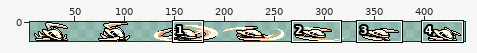
One commit to this sprite sheet: sprites/dtilt_strip7.png. Above, an overview of the earlier version with the close-up marked.
Close-up. Old version:
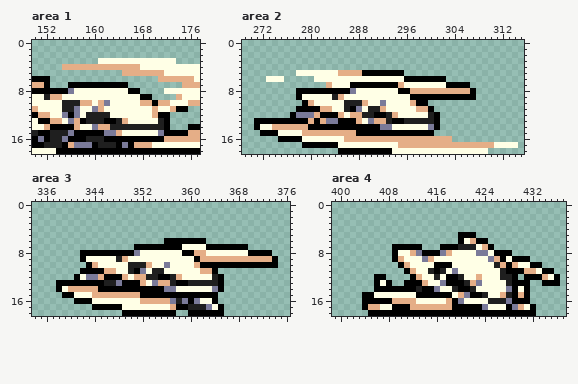
The file is 455x19 pixels. Shown: area 1: x 150..177, y 0..18; area 2: x 269..315, y 0..18; area 3: x 334..376, y 0..18; area 4: x 399..437, y 0..18. The wide view leaves out empty margins. The commit also changed other parts of the picture, which this record leaves out.
New version:
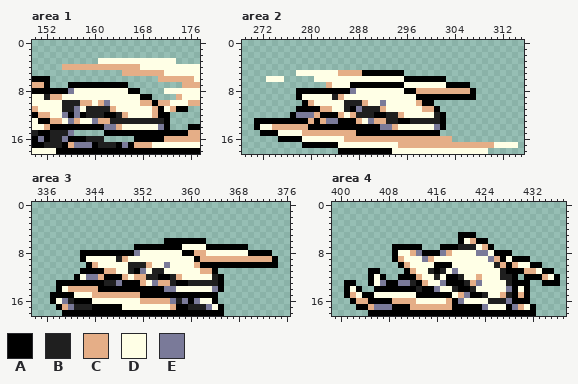
Palette (. is transparent): A #000000  B #1f1f1f  C #e5ae87  D #ffffe6  E #7a7a99
The exact change:
Changed rows in their new state; - is an unchanged pixel.
Area 1:
first column x 157:
11 --BBBBC-------A
12 -A---AABC------
13 -DDECCB-BBBBBB-
14 AAAAAEECDDDDDDE
15 .....AAAAAAAAAA
16 -----.....-----
Area 2:
first column x 288:
 7 -------A-------
 8 -------D-A-----
 9 ---------D-----
10 ---------DC-A--
11 -B--------D-CA-
12 B-----BC----DBA
13 ------B-A----BA
14 ------C-----DEA
15 -------------A-
Area 3:
first column x 337:
15 AA---------------------
16 ADEB-------------------
17 -ACEBBB----------------
18 --AAAAAAAAAA---------AA
Area 4:
first column x 401:
11 ----AA------
12 ----AD---AA-
13 AA--ADE-AEEB
14 ADA---------
15 ACD---------
16 -ACC--------
17 --A--EEE----
Pixel boxes of the changes (left, top, right, bottom) in both close-ups:
changed: (74, 106, 164, 142)
changed: (392, 82, 446, 136)
changed: (356, 106, 368, 118)
added: (50, 292, 122, 316)
added: (176, 310, 188, 316)
changed: (344, 268, 416, 310)
